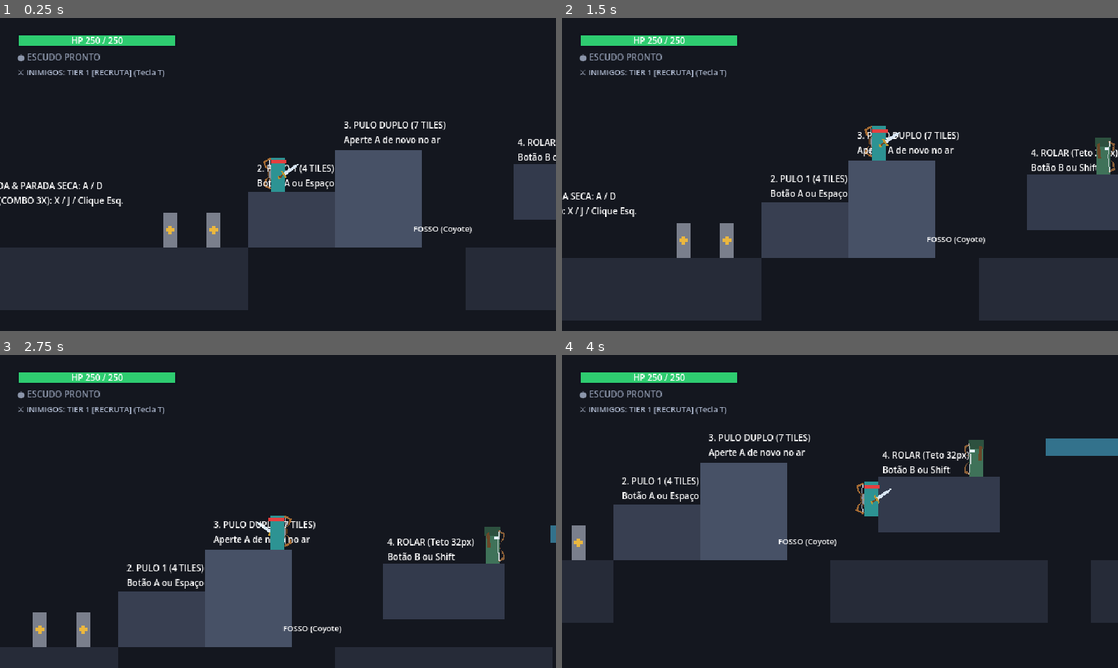
Above: before the commit, frames 1-4 (two rows, left to right).
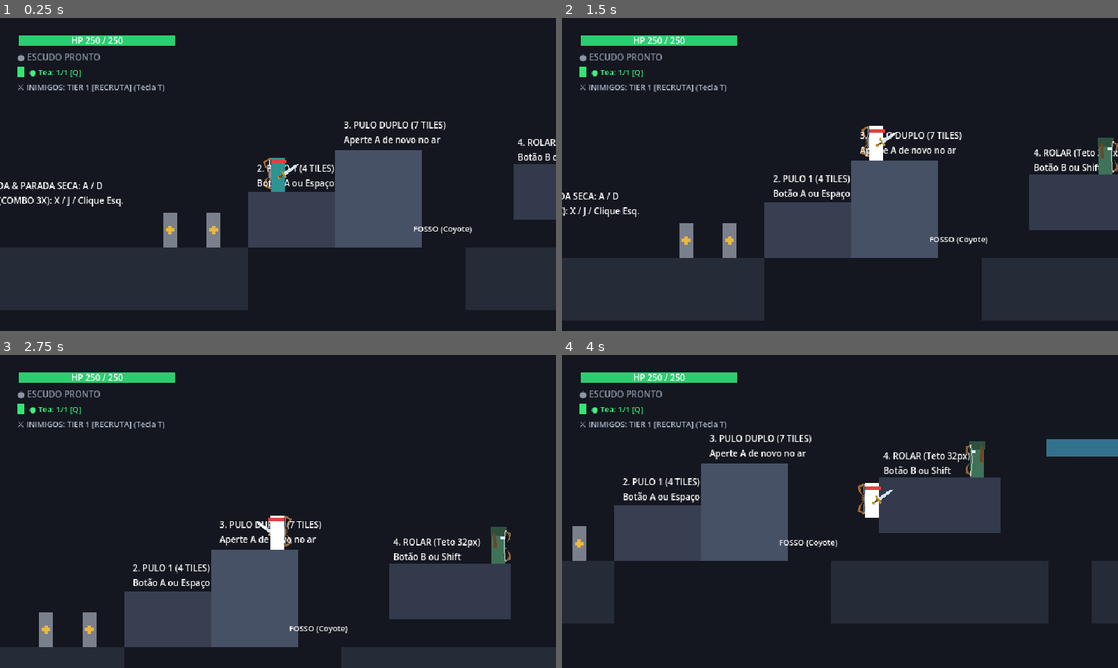
Above: after the commit, the same moments.

Repository: Theadrill/Godot-Roguelike-Prototype
Game: Godot game, scene res://src/world/movement_gym.tscn
Same seed, same stepped clock (60 frames per second), same inputs: the game is played once before the commit and once after it.
Inputs (mouse positions are in pixels of both pictures, inside the frame that each line leads up to):
- Up to frame 1 (0.25 s): no input
- Up to frame 2 (1.5 s): tap A (move_left) at 0.5, 1.25 s; move the mouse to (962, 158) at 0.52 s; hold D (move_right) from 0.53 s (still down); tap Shift (roll) at 0.6 s; click (962, 158) at 0.67 s; tap Space (jump) at 0.77 s; tap Q (heal, bound only after the commit) at 0.8, 1.35 s; move the mouse to (728, 190) at 1.27 s
- Up to frame 3 (2.75 s): tap Space (jump) at 1.52 s; tap Shift (roll) at 1.55 s; tap A (move_left) at 2 s; move the mouse to (333, 442) at 2.02 s; release D (move_right) at 2.03 s; press the mouse at (333, 442) at 2.03 s; hold A (move_left) from 2.03 s (still down); tap Q (heal, bound only after the commit) at 2.3 s
- Up to frame 4 (4 s): move the mouse to (812, 574) at 2.77 s; release A (move_left) at 2.78 s; release the mouse at (812, 574) at 2.78 s; hold D (move_right) from 2.78 s (still down); right-click (812, 574) at 2.85 s; click (812, 574) at 2.92 s; tap Space (jump) at 3.02, 3.77 s; tap Shift (roll) at 3.05 s; tap A (move_left) at 3.5 s; move the mouse to (1006, 558) at 3.52 s; tap Keypad 2 (look_down) at 3.6 s; tap Q (heal, bound only after the commit) at 3.8 s

The runs differ from the first frame. In frame 1, 0.6% of the frame differs, in the area x 3-30%, y 15-24%; in frame 2, 3.7%; in frame 3, 4.5%, in the area x 3-100%, y 15-100%; in frame 4, 3.5%.

Commit message:
feat(combat): implementa mecanica da garrafa de cha da mae, barks aleatorios e hud

Diff:
--- a/src/core/input_setup.gd
+++ b/src/core/input_setup.gd
@@ -60,10 +60,15 @@
 		_create_key_event(KEY_2),
 		_create_joy_button_event(JOY_BUTTON_DPAD_DOWN)
 	])
-	# D-Pad Up (Gamepad) / Tecla 3 (Teclado): TOGGLE MODIFICADOR REPULSÃO DO ESCUDO (DEBUG)
+	# Botão Q (Teclado) / D-Pad Up (Gamepad): GARRAFA DE CHÁ DA MÃE (CURA)
+	_register_action("heal", [
+		_create_key_event(KEY_Q),
+		_create_joy_button_event(JOY_BUTTON_DPAD_UP)
+	])
+	# Tecla 3 (Teclado) / D-Pad Left (Gamepad): TOGGLE MODIFICADOR REPULSÃO DO ESCUDO (DEBUG)
 	_register_action("toggle_shield_repulsion_debug", [
 		_create_key_event(KEY_3),
-		_create_joy_button_event(JOY_BUTTON_DPAD_UP)
+		_create_joy_button_event(JOY_BUTTON_DPAD_LEFT)
 	])
 
 	# Right Analog Stick: Camera look-ahead (espiar adiante)
--- a/src/entities/player/player.gd
+++ b/src/entities/player/player.gd
@@ -2,6 +2,15 @@
 extends CharacterBody2D
 
 ## Player controller implementing the physics metrics and state management.
+
+signal flask_charges_changed(current: int, max_charges: int)
+
+@export_group("Health Flask (Mother's Tea)")
+@export var max_flask_charges: int = 1
+@export_range(0.1, 1.0, 0.05) var flask_heal_percent: float = 0.40
+@export_range(0.1, 2.0, 0.05, "suffix:s") var flask_channel_duration: float = 0.55
+var current_flask_charges: int = 1
+var _bark_tween: Tween = null
 
 @export_group("Attributes & Stats")
 @export_range(1.0, 1000.0, 1.0, "or_greater") var max_health: float = 250.0
@@ -85,6 +94,7 @@
 @onready var off_hand_socket: Marker2D = $Visual/OffHandSocket
 @onready var back_socket_shield: Marker2D = $Visual/BackSocketShield
 @onready var back_socket_weapon: Marker2D = $Visual/BackSocketWeapon
+@onready var bark_label: Label = get_node_or_null("BarkLabel") as Label
 
 var _main_weapon_instance: Node2D = null
 var _secondary_weapon_instance: Node2D = null
@@ -95,6 +105,8 @@
 	add_to_group("player")
 	current_health = max_health
 	current_mana = max_mana
+	current_flask_charges = max_flask_charges
+	flask_charges_changed.emit(current_flask_charges, max_flask_charges)
 	if not weapon:
 		var default_weapon := load("res://src/entities/equipment/swords/weapon_sword_base.tres") as WeaponData
 		weapon = default_weapon if default_weapon else WeaponData.new()
@@ -265,8 +277,28 @@
 		if _debug_respawn_timer >= 1.5:
 			_debug_respawn_timer = 0.0
 			current_health = max_health
+			current_flask_charges = max_flask_charges
+			flask_charges_changed.emit(current_flask_charges, max_flask_charges)
 	else:
 		_debug_respawn_timer = 0.0
+
+## Exibe aviso diegético (Bark) suavemente animado flutuando acima da cabeça do guerreiro
+func show_bark(text: String) -> void:
+	if not bark_label:
+		bark_label = get_node_or_null("BarkLabel") as Label
+	if not bark_label:
+		return
+	bark_label.text = text
+	bark_label.modulate = Color(1.0, 1.0, 1.0, 1.0)
+	bark_label.position = Vector2(-100.0, -56.0)
+
+	if _bark_tween and _bark_tween.is_valid():
+		_bark_tween.kill()
+
+	_bark_tween = create_tween()
+	_bark_tween.set_parallel(true)
+	_bark_tween.tween_property(bark_label, "position:y", -70.0, 1.8).set_trans(Tween.TRANS_QUAD).set_ease(Tween.EASE_OUT)
+	_bark_tween.tween_property(bark_label, "modulate:a", 0.0, 0.6).set_delay(1.2)
 
 func swap_weapons() -> void:
 	if not secondary_weapon:
--- a/src/entities/player/player.tscn
+++ b/src/entities/player/player.tscn
@@ -21,6 +21,7 @@
 [ext_resource type="PackedScene" path="res://src/ui/hud.tscn" id="19_hud"]
 [ext_resource type="Script" path="res://src/entities/player/states/stagger_state.gd" id="20_stagger"]
 [ext_resource type="Script" path="res://src/entities/player/states/ranged_attack_state.gd" id="21_ranged_attack"]
+[ext_resource type="Script" path="res://src/entities/player/states/heal_state.gd" id="22_heal"]
 
 [sub_resource type="RectangleShape2D" id="RectangleShape2D_1"]
 resource_local_to_scene = true
@@ -44,6 +45,18 @@
 
 [node name="HUD" parent="." instance=ExtResource("19_hud")]
 
+[node name="BarkLabel" type="Label" parent="."]
+z_index = 25
+offset_left = -100.0
+offset_top = -56.0
+offset_right = 100.0
+offset_bottom = -42.0
+theme_override_colors/font_outline_color = Color(0.05, 0.05, 0.08, 1)
+theme_override_constants/outline_size = 3
+theme_override_font_sizes/font_size = 9
+horizontal_alignment = 1
+vertical_alignment = 1
+
 [node name="CollisionShape2D" type="CollisionShape2D" parent="."]
 position = Vector2(0, -20)
 shape = SubResource("RectangleShape2D_1")
@@ -185,3 +198,6 @@
 
 [node name="RangedAttack" type="Node" parent="StateMachine"]
 script = ExtResource("21_ranged_attack")
+
+[node name="Heal" type="Node" parent="StateMachine"]
+script = ExtResource("22_heal")
--- a/src/entities/player/states/crouch_state.gd
+++ b/src/entities/player/states/crouch_state.gd
@@ -22,6 +22,11 @@
 	# Roll from crouch
 	if Input.is_action_just_pressed("roll"):
 		state_machine.transition_to("roll")
+		return
+
+	# Heal check (Garrafa de Chá da Mãe)
+	if Input.is_action_just_pressed("heal"):
+		state_machine.transition_to("heal")
 		return
 
 	# Jump from crouch
--- /dev/null
+++ b/src/entities/player/states/heal_state.gd
@@ -0,0 +1,86 @@
+class_name HealState
+extends State
+
+## Heal State: Garrafa de Chá da Mãe (Health Flask).
+## Canalização estacionária de 0.55s com telegraph diegético esmeralda.
+## Se interrompido por dano inimigo, a cura falha mas a carga é preservada (padrão Nine Sols).
+
+var player: Player
+var channel_timer: float = 0.0
+var is_channeling: bool = false
+var original_body_color: Color = Color.WHITE
+
+func enter() -> void:
+	player = character as Player
+	channel_timer = 0.0
+	is_channeling = false
+
+	if not player.is_on_floor():
+		state_machine.transition_to("fall")
+		return
+
+	# Se não tiver cargas de chá: não canaliza, dispara bark imediatamente
+	if player.current_flask_charges <= 0:
+		var bark_text: String = LocalizationService.get_random_variant("BARK_TEA_EMPTY", 4)
+		player.show_bark(bark_text)
+		state_machine.transition_to("idle")
+		return
+
+	# Se a vida já estiver cheia (100%), não gasta o chá
+	if player.current_health >= player.max_health:
+		state_machine.transition_to("idle")
+		return
+
+	# Inicia canalização estacionária
+	is_channeling = true
+	player.velocity.x = 0.0
+
+	if player.body_polygon:
+		original_body_color = player.body_polygon.color
+		player.body_polygon.color = Color(0.2, 0.95, 0.5, 1.0)
+
+func exit() -> void:
+	if player and player.body_polygon:
+		player.body_polygon.color = original_body_color
+	is_channeling = false
+
+func handle_incoming_hit(_damage: float, _knockback: Vector2, _hitstop: float, _incoming_hitbox: Hitbox) -> bool:
+	# Padrão Nine Sols: interrompe a canalização imediatamente, preservando a carga intacta
+	is_channeling = false
+	state_machine.transition_to("idle")
+	return false # Deixa o dano, recuo e hitstop serem processados normalmente pelo player
+
+func physics_update(delta: float) -> void:
+	if not is_channeling:
+		return
+
+	if not player.is_on_floor():
+		state_machine.transition_to("fall")
+		return
+
+	# Trava pés no chão
+	player.velocity.x = 0.0
+	channel_timer += delta
+
+	# Pulso visual esmeralda diegético no tronco durante a canalização
+	if player.body_polygon:
+		var pulse: float = (sin(channel_timer * 20.0) + 1.0) * 0.5
+		player.body_polygon.color = original_body_color.lerp(Color(0.2, 0.95, 0.5, 1.0), 0.5 + pulse * 0.5)
+
+	if channel_timer >= player.flask_channel_duration:
+		_complete_heal()
+
+func _complete_heal() -> void:
+	is_channeling = false
+	if player.current_flask_charges > 0:
+		player.current_flask_charges -= 1
+		var heal_amount: float = player.max_health * player.flask_heal_percent
+		player.current_health = minf(player.current_health + heal_amount, player.max_health)
+		player.emit_signal("flask_charges_changed", player.current_flask_charges, player.max_flask_charges)
+
+		# Feedback sutil de sucesso: flash de luz rápida
+		if player.flash_material:
+			player.flash_timer = 0.12
+			player.flash_material.set_shader_parameter("flash_active", true)
+
+	state_machine.transition_to("idle")
--- a/src/entities/player/states/idle_state.gd
+++ b/src/entities/player/states/idle_state.gd
@@ -66,6 +66,11 @@
 	# Crouch check
 	if player.is_crouch_requested():
 		state_machine.transition_to("crouch")
+		return
+
+	# Heal check (Garrafa de Chá da Mãe)
+	if Input.is_action_just_pressed("heal"):
+		state_machine.transition_to("heal")
 		return
 
 	# Guard / Parry check
--- a/src/entities/player/states/run_state.gd
+++ b/src/entities/player/states/run_state.gd
@@ -20,6 +20,11 @@
 	# Crouch check
 	if player.is_crouch_requested():
 		state_machine.transition_to("crouch")
+		return
+
+	# Heal check (Garrafa de Chá da Mãe)
+	if Input.is_action_just_pressed("heal"):
+		state_machine.transition_to("heal")
 		return
 
 	# Guard / Parry check
--- a/src/ui/hud.gd
+++ b/src/ui/hud.gd
@@ -11,6 +11,8 @@
 @onready var hp_label: Label = $MarginContainer/VBoxContainer/HealthBarContainer/HPLabel
 @onready var status_label: Label = $MarginContainer/VBoxContainer/StatusLabel
 @onready var tier_label: Label = $MarginContainer/VBoxContainer/TierLabel
+@onready var flask_icon: ColorRect = $MarginContainer/VBoxContainer/FlaskContainer/FlaskIcon
+@onready var flask_label: Label = $MarginContainer/VBoxContainer/FlaskContainer/FlaskLabel
 
 var _bar_max_width: float = 180.0
 
@@ -66,3 +68,17 @@
 		var rep_text := " [REPULSÃO ATIVA]" if (player.shield and player.shield.has_repulsion_modifier) else ""
 		status_label.text = "● ESCUDO PRONTO%s" % rep_text
 		status_label.modulate = Color(0.7, 0.75, 0.85, 0.75)
+
+	# Health Flask (Mother's Tea) indicator using i18n
+	if flask_label:
+		var flask_name: String = tr("UI_FLASK_CHARGES")
+		if player.current_flask_charges > 0:
+			flask_label.text = "● %s: %d/%d [Q]" % [flask_name, player.current_flask_charges, player.max_flask_charges]
+			flask_label.modulate = Color(0.25, 0.95, 0.5, 1.0)
+			if flask_icon:
+				flask_icon.color = Color(0.2, 0.9, 0.45, 1.0)
+		else:
+			flask_label.text = "○ %s: %d/%d [Q]" % [flask_name, player.current_flask_charges, player.max_flask_charges]
+			flask_label.modulate = Color(0.7, 0.7, 0.7, 0.6)
+			if flask_icon:
+				flask_icon.color = Color(0.4, 0.4, 0.4, 0.5)
--- a/src/ui/hud.tscn
+++ b/src/ui/hud.tscn
@@ -56,6 +56,21 @@
 theme_override_font_sizes/font_size = 10
 text = "● ESCUDO PRONTO"
 
+[node name="FlaskContainer" type="HBoxContainer" parent="MarginContainer/VBoxContainer"]
+layout_mode = 2
+theme_override_constants/separation = 6
+
+[node name="FlaskIcon" type="ColorRect" parent="MarginContainer/VBoxContainer/FlaskContainer"]
+custom_minimum_size = Vector2(8, 12)
+layout_mode = 2
+size_flags_vertical = 4
+color = Color(0.2, 0.9, 0.45, 1)
+
+[node name="FlaskLabel" type="Label" parent="MarginContainer/VBoxContainer/FlaskContainer"]
+layout_mode = 2
+theme_override_font_sizes/font_size = 9
+text = "Chá: 1/1 [Q]"
+
 [node name="TierLabel" type="Label" parent="MarginContainer/VBoxContainer"]
 layout_mode = 2
 theme_override_font_sizes/font_size = 9
Not shown: 1 places in src/entities/player/player.tscn that only renumber resources
